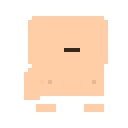
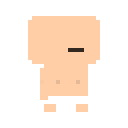
Revision of a layered 128×128 image; what changed, layer by layer:
removed layer "Layer 3" over [left=64, top=48, right=68, bottom=52]
painted on "Layer 1" over [left=24, top=16, right=108, bottom=112]
